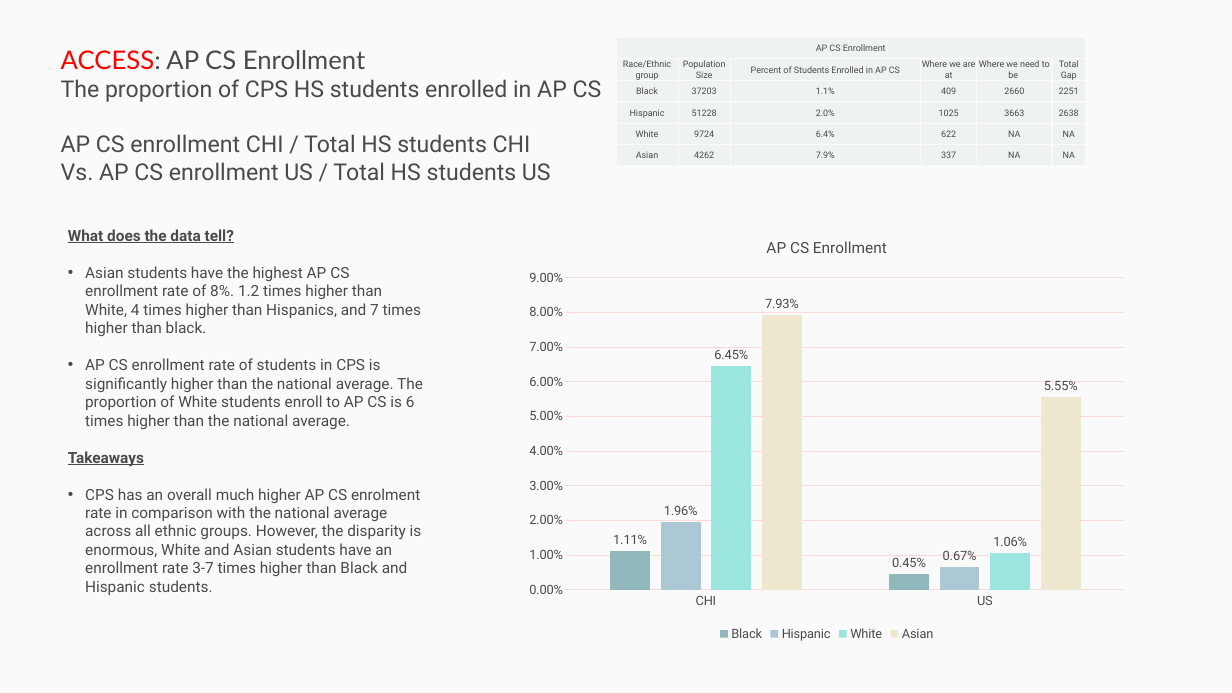
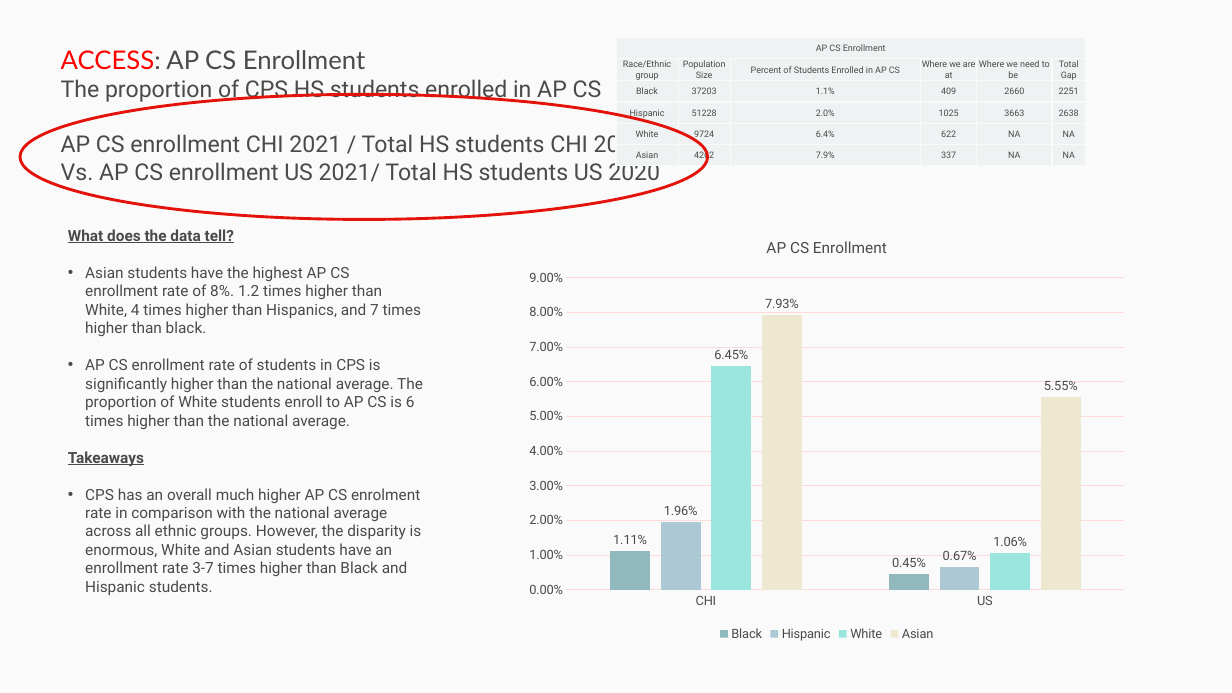
Before and after one commit to p33chicago/P33-DEI-dashboard-project, a slide deck: slide 16 of docs/Deep diving plots.pptx. Drawn at 1232x693 pixels with LibreOffice and Linux fonts; fonts in the diff are those of the drawing. Boxes give left, top, right and bottom in pixels: in the first picture for what was removed or moved away, otherwise in the second. Text is boxed around its words. In the diff, an @@ line names an element or a change of style, - is before the commit and + after.

```diff
--- a/docs/Deep diving plots.pptx
+++ b/docs/Deep diving plots.pptx
@@ ellipse added at [20,94,708,219], outline #E3120B 2.25 pt @@
@@ text at [61,132,660,182]: text changed @@
-AP CS enrollment CHI / Total HS students CHI
-Vs. AP CS enrollment US / Total HS students US
+AP CS enrollment CHI 2021 / Total HS students CHI 2022
+Vs. AP CS enrollment US 2021/ Total HS students US 2020
```
Also in this commit, not shown: 10 other slides changed, 1 other file.
